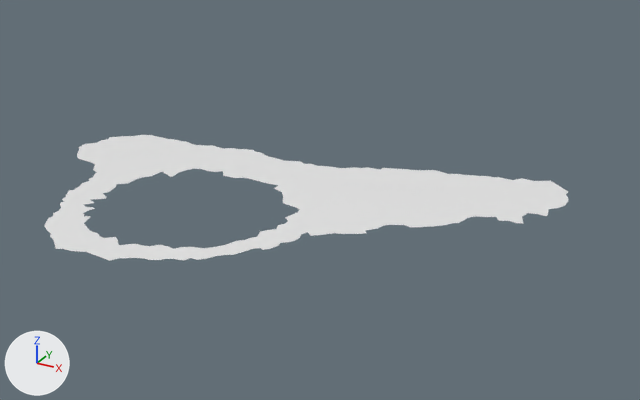
One commit to the FBX model Assets/Assets/Map/Colliders/Arena1.2.fbx: the scene before it, then after it.
Camera for both pictures: a 50 mm lens placed at (54.1, -123.2, 79.7), pointed at (15.6, -53.1, 44.6). Arrows for +X, +Y and +Z are at lower left; the lights stay in place. Where no turn or scale is listed for an object, it has been applied to the vertices.

The scene before the commit, as lines of its bpy script (objects in view):
```python
me_plane_002 = bpy.data.meshes.new('Plane.002')
me_plane_002.from_pydata(...)  # 1437 vertices, 2561 faces; spans x -16.2..36.9, y -73.3..-36.6, z 44.4
ob_arena1_2 = bpy.data.objects.new('Arena1.2', me_plane_002)
ob_arena1_2.location = (0.0, 0.0, 0.0)
```
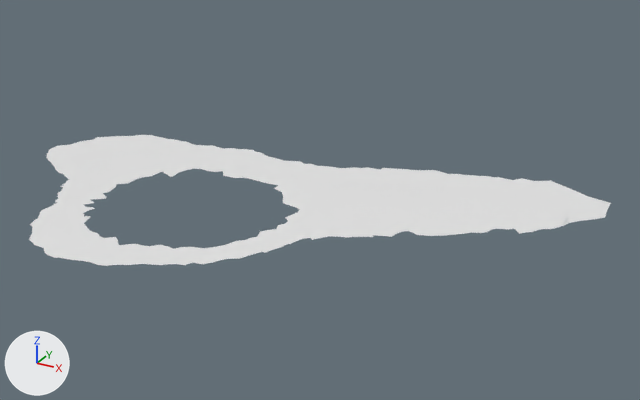
The edits, one by one:
me_plane_002 is used by ob_arena1_2; location (0.0, 0.0, 0.0).
me_plane_002 had 1437 vertices, 2561 faces and spanned x -16.2..36.9, y -73.3..-36.6, z 44.4.
me_plane_002 now has 1437 vertices, 2561 faces and spans x -18.6..41.0, y -74.5..-36.6, z 44.4.
me_plane_002 part 1: 553 of 1437 vertices moved; they spanned x -16.2..36.9, y -73.3..-38.7, z 44.4 and now span x -18.6..41.0, y -74.5..-38.4, z 44.4; mean shift (0.2, -0.8, 0.0); largest move (35.7, -43.9, 44.4) -> (40.2, -44.2, 44.4).

Boxes [x1, y1, x2, y2] around the edits, measured in the pictures (640 x 400 px):
'Arena1.2', reshaped (11% wider)
    before: [45, 135, 569, 261]
    after: [29, 135, 611, 266]
